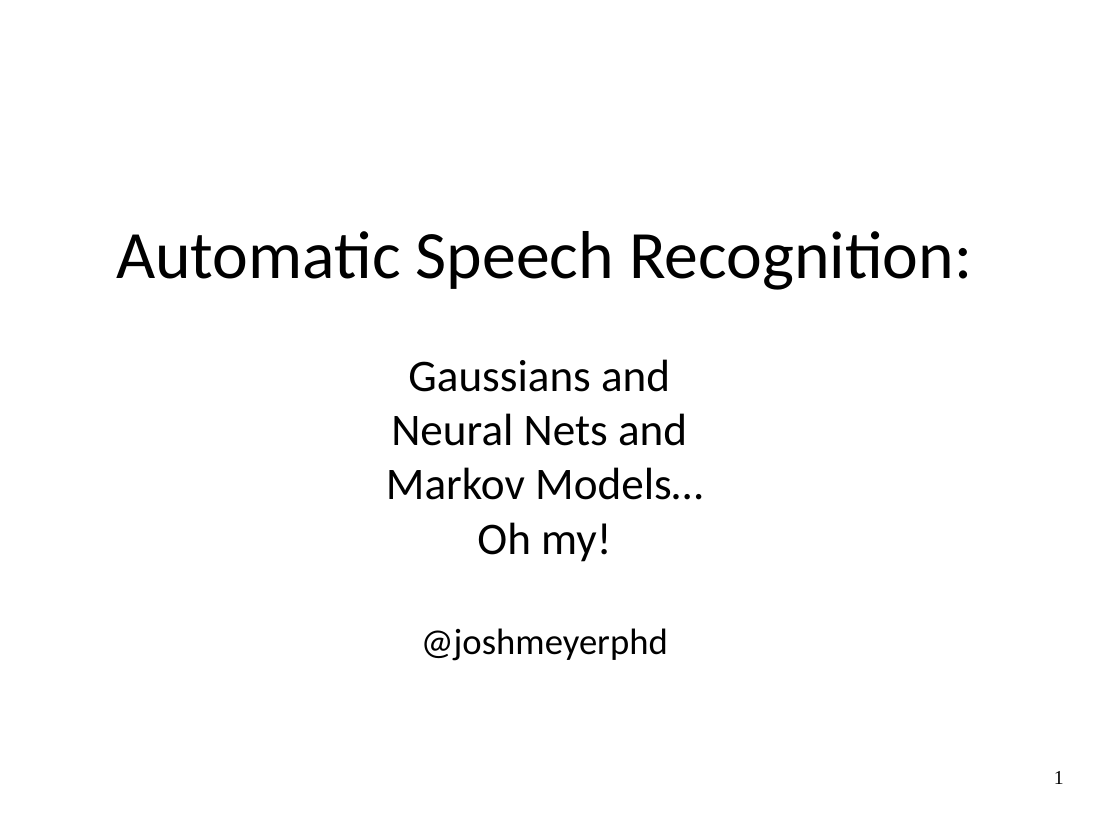
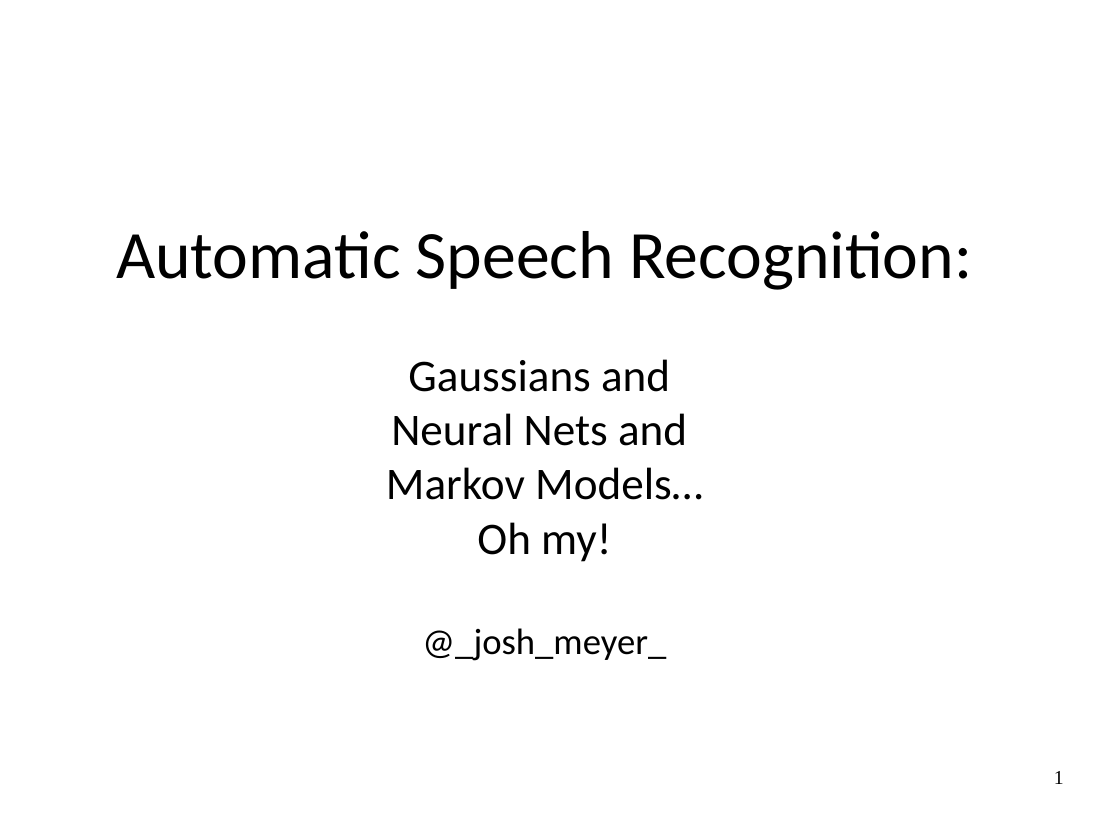
Before and after one commit to JRMeyer/defense, a slide deck: slide 1 of stt-vishka.odp. Drawn at 1120x840 pixels with LibreOffice and Linux fonts; fonts in the diff are those of the drawing. Boxes give left, top, right and bottom in pixels: in the first picture for what was removed or moved away, otherwise in the second. Text is boxed around its words. In the diff, an @@ line names an element or a change of style, - is before the commit and + after.

Commit message:
twitter-handle

```diff
--- a/stt-vishka.odp
+++ b/stt-vishka.odp
@@ subtitle at (x1=422, y1=628, x2=666, y2=661): text changed @@
-@joshmeyerphd
+@_josh_meyer_
```
